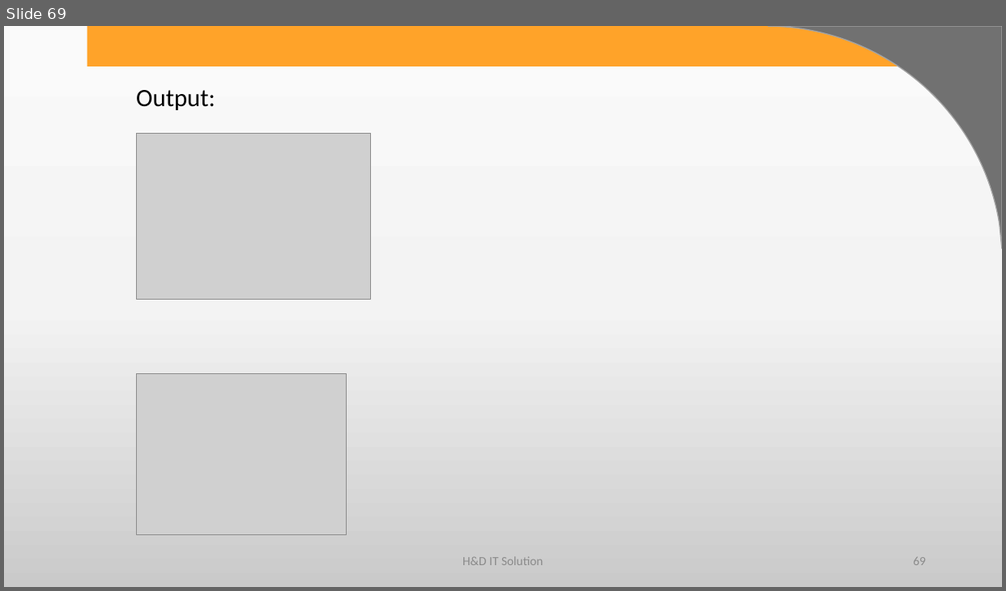
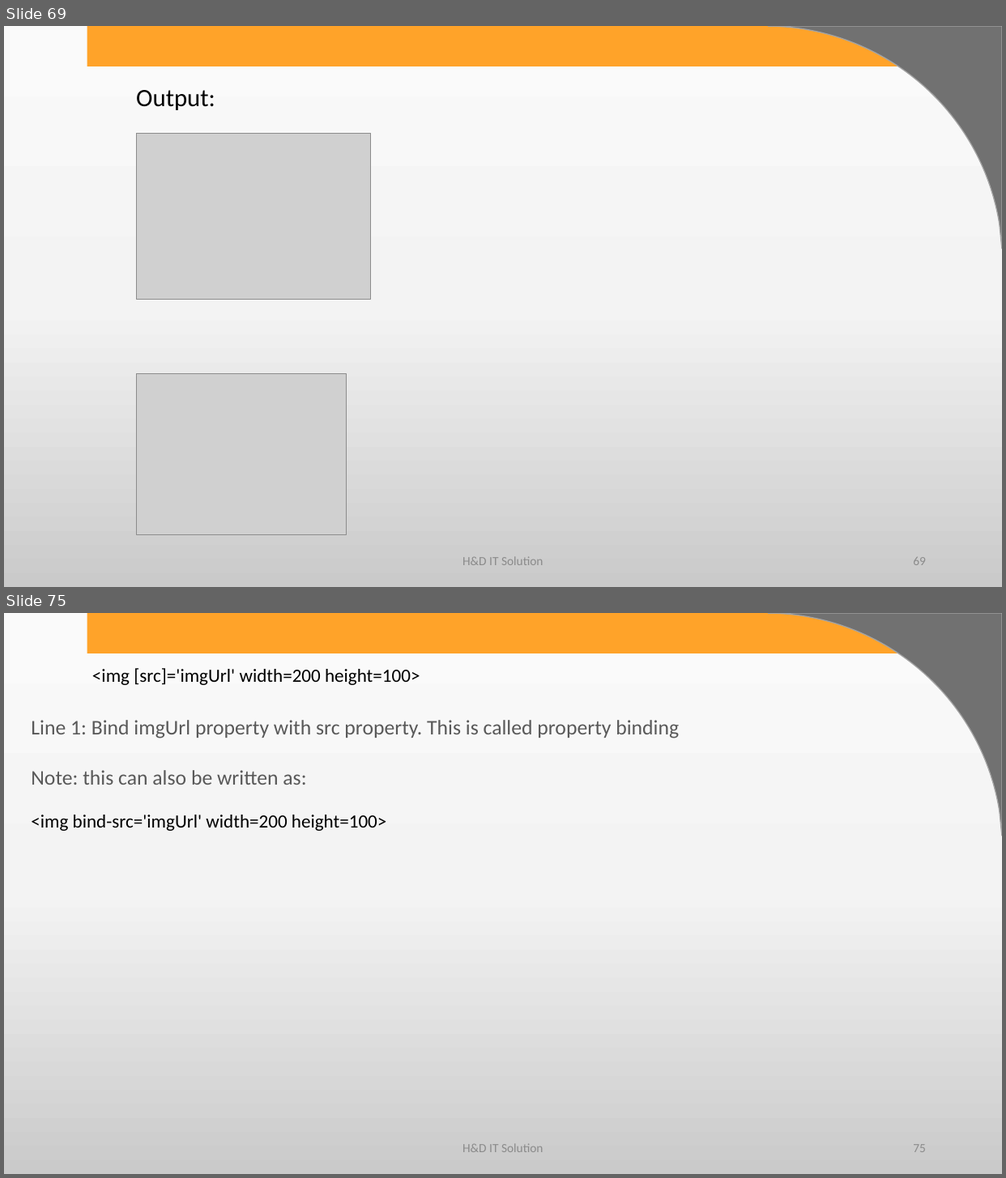
Before and after one commit to harshadasawant/infiniteAngular, a slide deck: ppt/ANGULAR.pptx. Shown one above the other, each under a label of ours: slide 69 before the commit, slides 69 and 75 after it; the slides between them are not shown. The pictures are 1006x591 and 1006x1178 pixels, drawn with LibreOffice and Linux fonts; fonts in the diff are those of the drawing; grey boxes stand for pictures; background and template pictures are left out. Boxes give left, top, right and bottom in pixels: in the first picture for what was removed or moved away, otherwise in the second. Text is boxed around its words. In the diff, an @@ line names an element or a change of style, - is before the commit and + after.

Commit message:
2 way binding attribute and style binding

```diff
--- a/ppt/ANGULAR.pptx
+++ b/ppt/ANGULAR.pptx
@@ slide 75 added at [4, 613, 1002, 1174], background gradient #FBFBFB to #F4F4F4 to #CBCBCB; not listed: 2 template elements that a slide beside it also shows @@
@@ text added at [92, 668, 420, 685], 18 pt, text #000000 @@
+<img [src]='imgUrl' width=200 height=100>
@@ text added at [31, 720, 679, 785], 20 pt, text #595959 @@
+Line 1: Bind imgUrl property with src property. This is called property binding
+Note: this can also be written as:
@@ text added at [31, 815, 386, 831], 18 pt, text #000000 @@
+<img bind-src='imgUrl' width=200 height=100>
@@ text added at [462, 1144, 543, 1152], 12 pt, text #8C8C8C @@
+H&D IT Solution
@@ page number added at [913, 1144, 926, 1152], 12 pt, text #8C8C8C @@
+75
```
Also in this commit, not shown: 37 other slides added, 6 other files.
